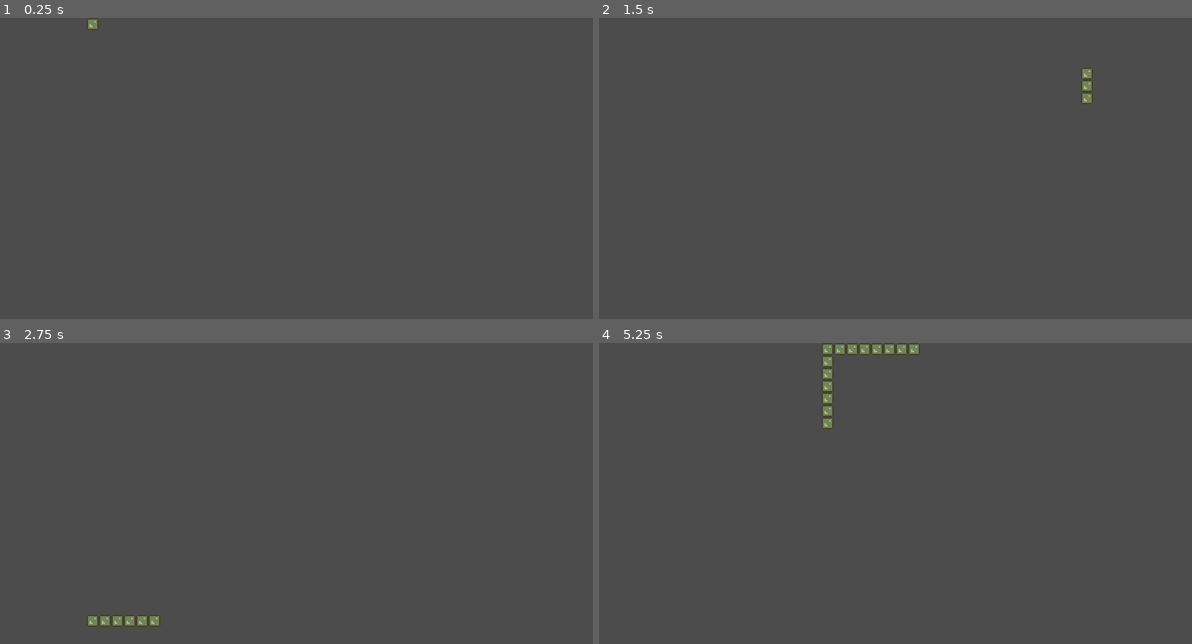
Above: before the commit, frames 1-4 (two rows, left to right).
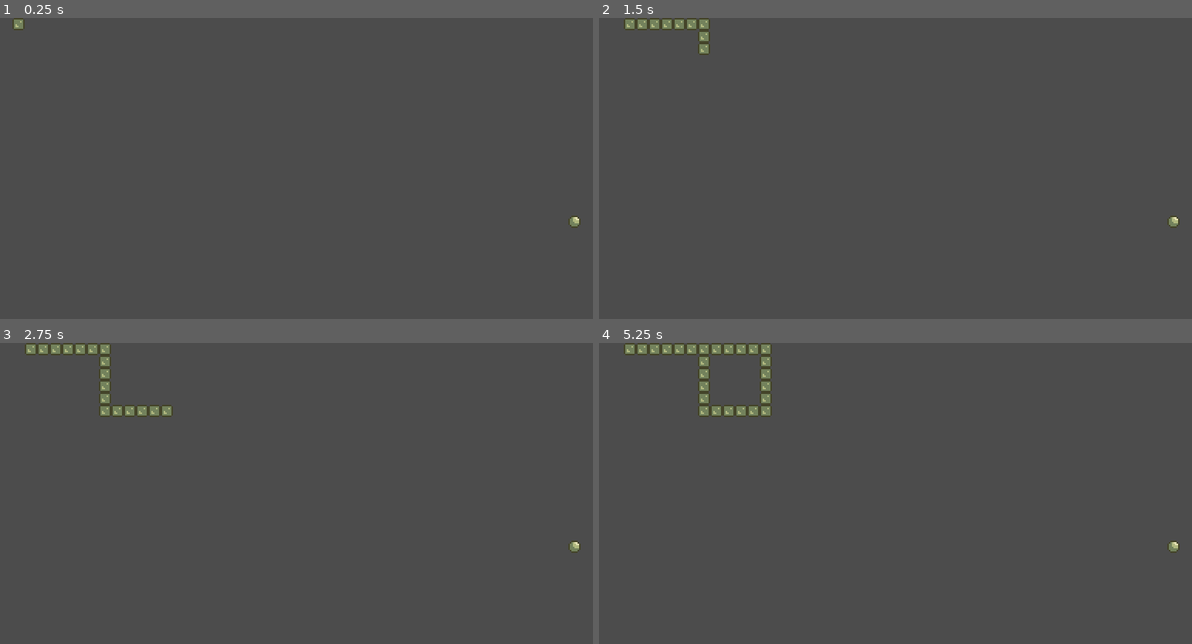
Above: after the commit, the same moments.

Repository: mikahimself/snake
Game: Godot game, scene res://scenes/GameScreen.tscn
Same seed, same stepped clock (60 frames per second), same inputs: the game is played once before the commit and once after it.
Inputs:
- Up to frame 1 (0.25 s): no input
- Up to frame 2 (1.5 s): hold Right (ui_right) 0.53-1.28 s; hold Space (ui_select) 0.53-1.28 s; hold Down (ui_down) from 1.28 s (still down); tap Space (ui_select) at 1.35 s
- Up to frame 3 (2.75 s): tap Space (ui_select) at 1.52, 1.82 s; release Down (ui_down) at 2.03 s; hold Right (ui_right) from 2.03 s (still down); hold Space (ui_select) from 2.03 s (still down)
- Up to frame 4 (5.25 s): release Right (ui_right) at 2.78 s; release Space (ui_select) at 2.78 s; hold Up (ui_up) 2.78-3.53 s; tap Space (ui_select) at 2.85, 3.02, 3.32, 4.35, 4.52, 4.82 s; hold Space (ui_select) 3.53-4.28 s; hold Left (ui_left) 3.53-5.03 s; hold Down (ui_down) from 5.03 s (still down); hold Space (ui_select) from 5.03 s (still down)

The runs differ from the first frame. In frame 1, 0.2% of the frame differs, in the area x 2-98%, y 0-70%; in frame 2, 1.0%; in frame 3, 1.9%; in frame 4, 3.3%, in the area x 4-98%, y 0-70%.

Commit message:
Make snake to grow with food and die when hitting its own tail.

Diff:
--- a/project.godot
+++ b/project.godot
@@ -23,6 +23,7 @@
 
 window/size/width=768
 window/size/height=432
+window/stretch/mode="2d"
 
 [rendering]
 
--- /dev/null
+++ b/scenes/Fruit.tscn
@@ -0,0 +1,9 @@
+[gd_scene load_steps=2 format=2]
+
+[ext_resource path="res://art/fruit.png" type="Texture" id=1]
+
+[node name="Fruit" type="Sprite"]
+scale = Vector2( 2, 2 )
+z_index = 5
+texture = ExtResource( 1 )
+centered = false
--- a/scenes/GameScreen.tscn
+++ b/scenes/GameScreen.tscn
@@ -1,10 +1,6 @@
-[gd_scene load_steps=3 format=2]
+[gd_scene load_steps=2 format=2]
 
 [ext_resource path="res://scripts/GameScreen.gd" type="Script" id=1]
-[ext_resource path="res://scenes/Snake.tscn" type="PackedScene" id=2]
 
 [node name="GameScreen" type="Node2D"]
 script = ExtResource( 1 )
-
-[node name="Snake" parent="." instance=ExtResource( 2 )]
-position = Vector2( 4, 4 )
--- a/scenes/Snake.tscn
+++ b/scenes/Snake.tscn
@@ -4,3 +4,5 @@
 
 [node name="Snake" type="Node2D"]
 script = ExtResource( 1 )
+
+[node name="SnakeTiles" type="Node2D" parent="."]
--- a/scenes/SnakeTile.tscn
+++ b/scenes/SnakeTile.tscn
@@ -4,4 +4,6 @@
 
 [node name="SnakeTile" type="Sprite"]
 scale = Vector2( 2, 2 )
+z_index = 10
 texture = ExtResource( 1 )
+centered = false
--- a/scripts/GameScreen.gd
+++ b/scripts/GameScreen.gd
@@ -2,5 +2,54 @@
 
 var screen_w: int = 768
 var screen_h: int = 432
+var tile_size: int = 16
+var start_x: int = 0
+var start_y: int = 0
+var game_on: bool = true
+var move_time_step: float = 0.15
+var current_move_time: float = 0.0
 
-var tile_size: int = 8
+onready var snake_scene: PackedScene = preload("res://scenes/Snake.tscn")
+onready var fruit_scene: PackedScene = preload("res://scenes/Fruit.tscn")
+var snake: Node2D
+var fruit: Sprite
+
+func _ready():
+    spawn_snake()
+    spawn_fruit()
+
+func spawn_snake() -> void:
+    snake = snake_scene.instance()
+    snake.start_position = Vector2(start_x, start_y)
+    snake.connect("snake_died", self, "on_snake_dead")
+    snake.connect("ate_fruit", self, "on_snake_eat")
+    add_child(snake)
+
+func spawn_fruit() -> void:
+    fruit = fruit_scene.instance()
+    add_child(fruit)
+    move_fruit()
+
+func move_fruit() -> void:
+    var cols = screen_w / tile_size
+    var rows = screen_h / tile_size
+    var new_col = randi() % cols
+    var new_row = randi() % rows
+    var new_pos = Vector2(new_col * tile_size, new_row * tile_size)
+    fruit.position = new_pos
+
+func _process(delta) -> void:
+    if game_on:
+        snake.check_input()
+        current_move_time += delta
+
+        if current_move_time >= move_time_step:
+            snake.move_snake()
+            snake.check_for_fruit(fruit.position)
+            current_move_time = 0
+
+func on_snake_dead():
+    game_on = false
+
+func on_snake_eat():
+    move_fruit()
--- a/scripts/Snake.gd
+++ b/scripts/Snake.gd
@@ -2,45 +2,46 @@
 
 enum directions { UP, DOWN, LEFT, RIGHT }
 var direction
-var move_time_step = 0.025
-var current_move_time: float = 0.0
+var previous_direction
+
 var tile_size: int = 16
 var tiles: Array = []
 var tile_pos: Array = []
 var last_pos: Vector2 = Vector2.ZERO
+var start_position: Vector2
 
-onready var snake_tile = preload("res://scenes/SnakeTile.tscn")
+onready var snake_tile: PackedScene = preload("res://scenes/SnakeTile.tscn")
+onready var snake_tiles = $SnakeTiles
 
+signal snake_died()
+signal ate_fruit()
 
-func _ready():
-	var tile = snake_tile.instance()
-	tile.position = Vector2(position.x, position.y)
-	add_child(tile)
-	tiles.append(tile)
-	tile_pos.append(tile.position)
+var alive: bool = false
 
+func _ready() -> void:
+	var head = snake_tile.instance()
+	head.position = start_position
+	snake_tiles.add_child(head)
+	tiles.append(head)
+	tile_pos.append(head.position)
 	direction = directions.RIGHT
 
-func _process(delta):
-	current_move_time += delta
+func check_input() -> void:
 
-	if current_move_time >= move_time_step:
-		move_snake()
-		current_move_time = 0
+	previous_direction = direction
 
-func _input(event):
-	if event.is_action_pressed("ui_left"):
+	if Input.is_action_pressed("ui_left") and direction != directions.RIGHT:
 		direction = directions.LEFT
-	if event.is_action_pressed("ui_right"):
+	if Input.is_action_pressed("ui_right") and direction != directions.LEFT:
 		direction = directions.RIGHT
-	if event.is_action_pressed("ui_up"):
+	if Input.is_action_pressed("ui_up") and direction != directions.DOWN:
 		direction = directions.UP
-	if event.is_action_pressed("ui_down"):
+	if Input.is_action_pressed("ui_down") and direction != directions.UP:
 		direction = directions.DOWN
-	if event.is_action_pressed("ui_select"):
+	if Input.is_action_pressed("ui_select"):
 		eat_fruit()
 
-func move_snake():
+func move_snake() -> void:
 
 	last_pos = tile_pos[-1]
 	var new_pos = Vector2.ZERO
@@ -55,24 +56,37 @@
 		directions.DOWN:
 			new_pos = Vector2(tiles[0].position.x, tiles[0].position.y + tile_size)
 
-	if new_pos.x >= 772:
-		new_pos.x = 4
-	if new_pos.x <= -4:
-		new_pos.x = 772
-	if new_pos.y > 432:
-		new_pos.y = 4
+	if new_pos.x >= 768:
+		new_pos.x = 0
+	if new_pos.x < 0:
+		new_pos.x = 752
+	if new_pos.y > 416:
+		new_pos.y = 0
 	if new_pos.y < 0:
-		new_pos.y = 436
+		new_pos.y = 416
 
 	tile_pos.pop_back()
+	check_for_tail(new_pos)
 	tile_pos.push_front(new_pos)
 
 	for i in range(0, tiles.size()):
 		tiles[i].position = tile_pos[i]
 
+	print(tile_pos[0])
+
+func check_for_fruit(fruit_position) -> void:
+	if fruit_position == tile_pos[0]:
+		eat_fruit()
+		emit_signal("ate_fruit")
+
+func check_for_tail(new_pos) -> void:
+	if tile_pos.has(new_pos):
+		alive = false
+		emit_signal("snake_died")
+
 func eat_fruit():
 	var tile = snake_tile.instance()
 	tile.position = last_pos
-	add_child(tile)
+	snake_tiles.add_child(tile)
 	tile_pos.append(tile.position)
 	tiles.append(tile)
Binary file added: art/fruit.png
Not shown, added: art/fruit.png.import
